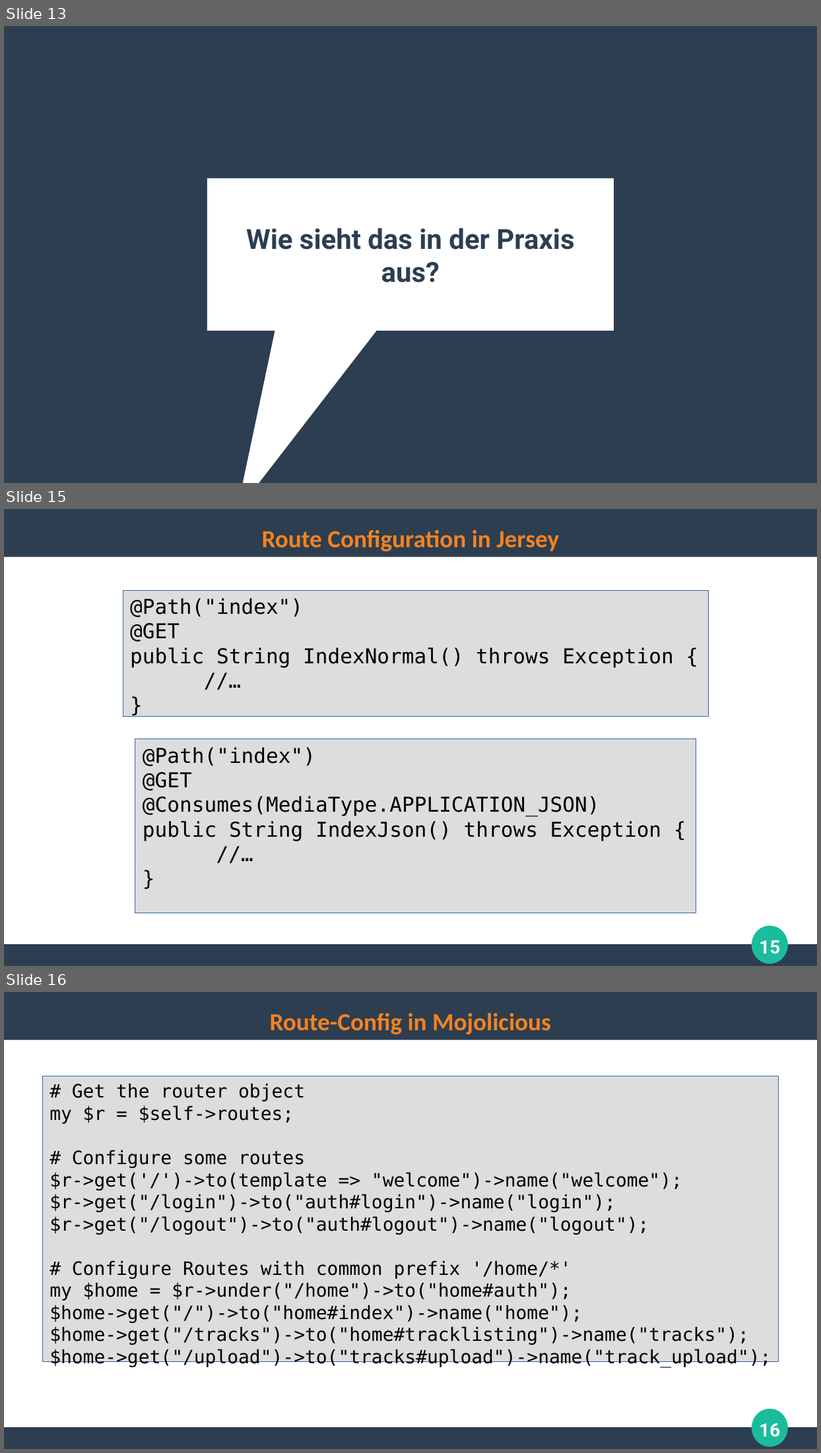
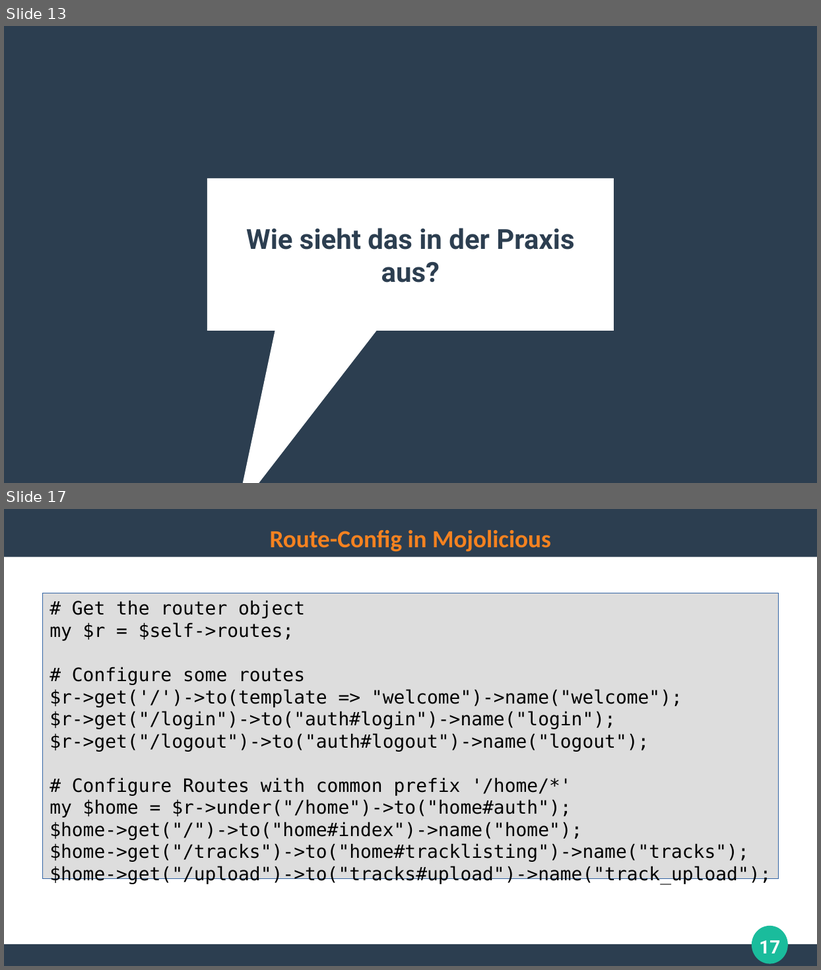
Before and after one commit to ghandmann/HS-AlbSig-WebAnwendungen2, a slide deck: Kapitel/04_WebFrameworks_1x1.odp. Shown one above the other, each under a label of ours: slides 13, 15 and 16 before the commit, slides 13 and 17 after it; the slides between them are not shown. The pictures are 821x1453 and 821x970 pixels, drawn with LibreOffice and Linux fonts; fonts in the diff are those of the drawing. Boxes give left, top, right and bottom in pixels: in the first picture for what was removed or moved away, otherwise in the second. Text is boxed around its words. In the diff, an @@ line names an element or a change of style, - is before the commit and + after.

Commit message:
remove jersey, integrate express

```diff
--- a/Kapitel/04_WebFrameworks_1x1.odp
+++ b/Kapitel/04_WebFrameworks_1x1.odp
@@ slide 15 removed at <box>4,509,817,966</box>, background #FFFFFF; not listed: 3 template elements that a slide beside it also shows @@
@@ title removed at <box>262,530,559,552</box> @@
-Route Configuration in Jersey
@@ rectangle removed at <box>123,590,709,716</box> @@
-@Path("index")
-@GET
-public String IndexNormal() throws Exception {
-//…
-}
@@ rectangle removed at <box>135,739,696,914</box> @@
-@Path("index")
-@GET
-@Consumes(MediaType.APPLICATION_JSON)
-public String IndexJson() throws Exception {
-//…
-}
@@ page number removed at <box>759,941,780,955</box> @@
-15
@@ what was slide 16 is now slide 17 @@
@@ page number at <box>759,941,780,954</box>: text changed @@
-16
+17
```
Also in this commit, not shown: 1 slide changed, 6 slides added, 3 other slides removed.
